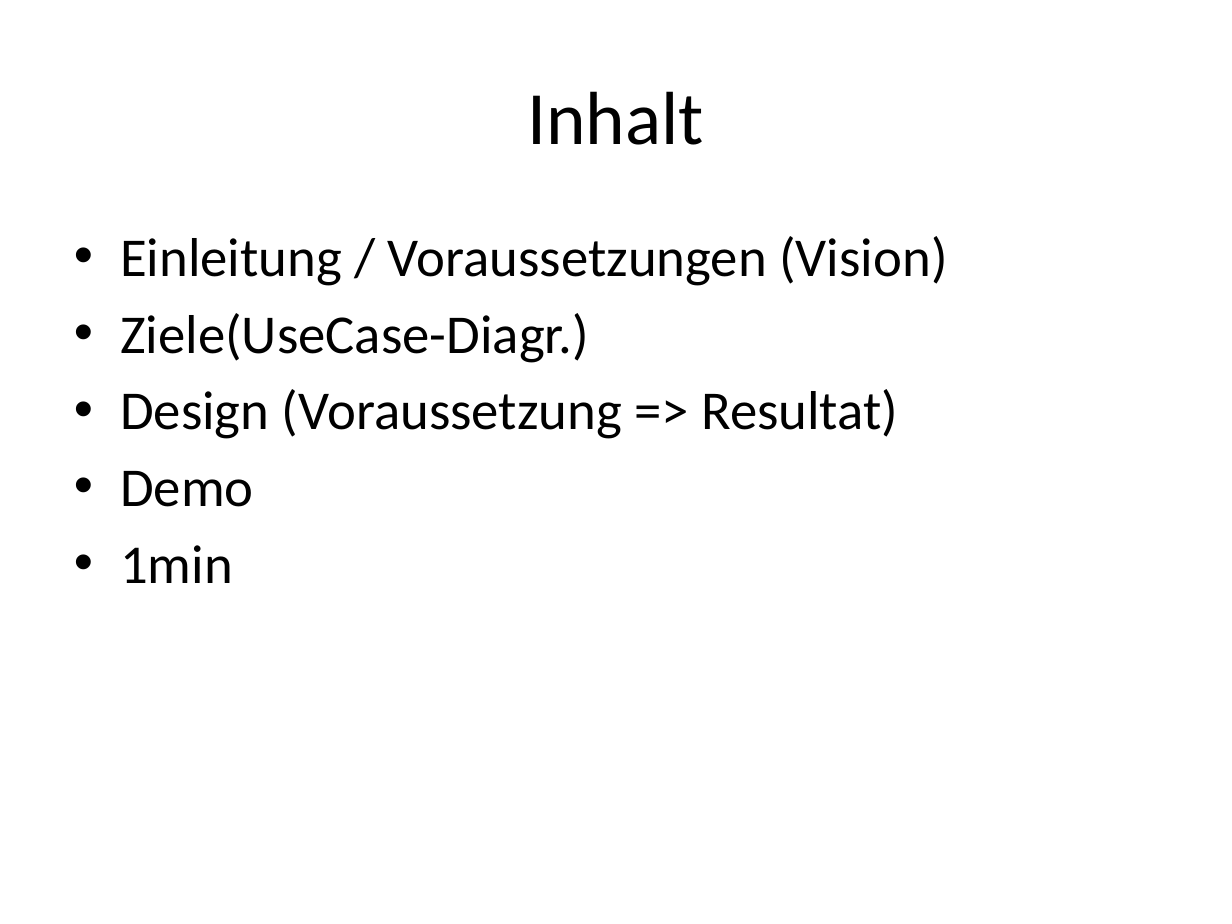
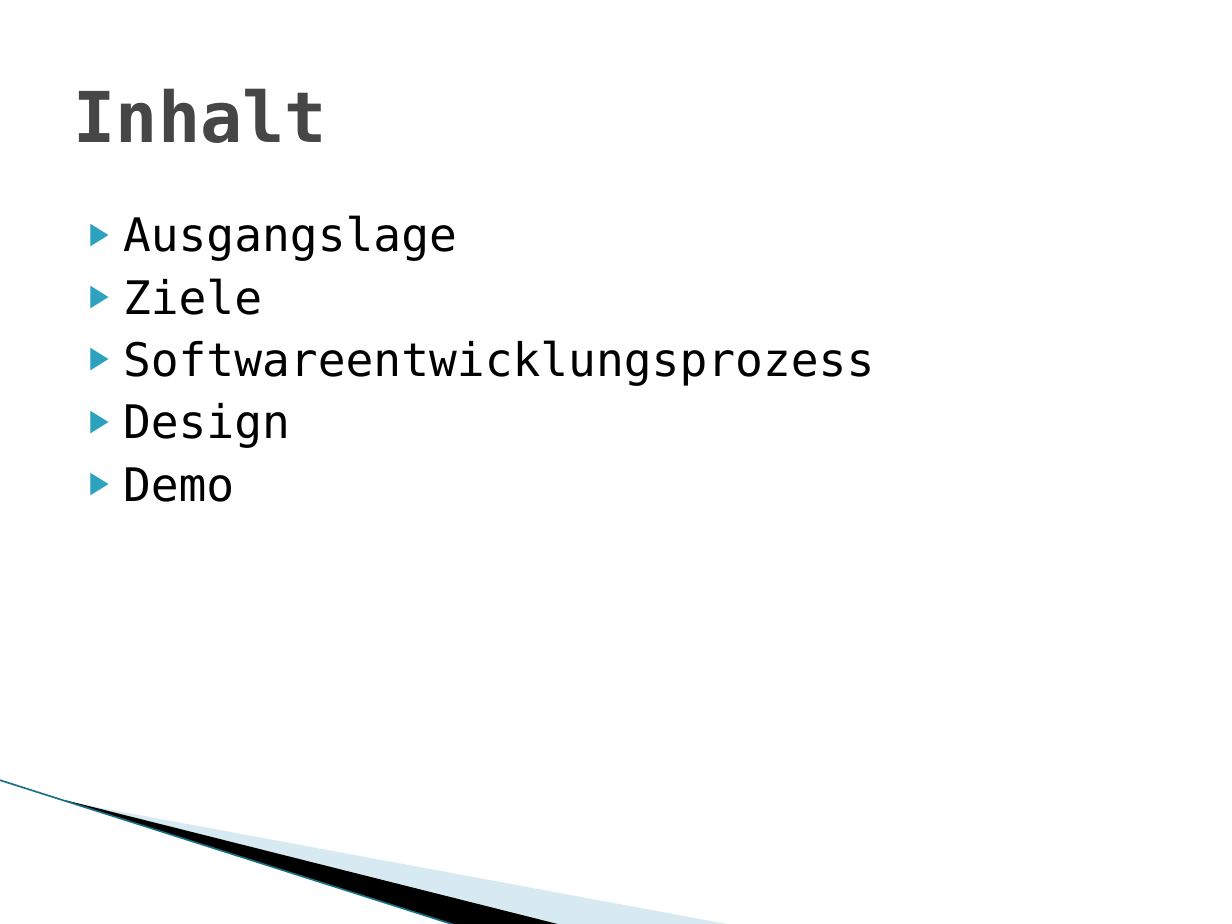
Before and after one commit to adrianbaertschi/TravelPlanner, a slide deck: slide 2 of doc/Travelplaner.pptx. Drawn at 1232x924 pixels with LibreOffice and Linux fonts; fonts in the diff are those of the drawing; background and template pictures are left out. Boxes give left, top, right and bottom in pixels: in the first picture for what was removed or moved away, otherwise in the second. Text is boxed around its words. In the diff, an @@ line names an element or a change of style, - is before the commit and + after.

```diff
--- a/doc/Travelplaner.pptx
+++ b/doc/Travelplaner.pptx
@@ title "Inhalt" at (x1=74, y1=88, x2=327, y2=143): size 44 to 41 pt, font Calibri to DejaVu Sans Mono, text colour #000000 to #464646, bold on; alignment centre to left @@
@@ text "Ausgangslage" moved from (x1=120, y1=236, x2=947, y2=583) to (x1=123, y1=215, x2=874, y2=502) @@
@@ text at (x1=123, y1=215, x2=874, y2=448): text changed; size 32 to 27 pt; font Calibri to DejaVu Sans Mono @@
-• Einleitung / Voraussetzungen (Vision)
-• Ziele(UseCase-Diagr.)
-• Design (Voraussetzung => Resultat)
+▶ Ausgangslage
+▶ Ziele
+▶ Softwareentwicklungsprozess
+▶ Design
@@ text at (x1=123, y1=467, x2=234, y2=502): size 32 to 27 pt, font Calibri to DejaVu Sans Mono in "Demo"; bullet • to ▶; less space between paragraphs @@
@@ text at (x1=120, y1=545, x2=233, y2=583): paragraph removed @@
-• 1min
@@ line added from (0, 780) to (457, 924), #97C5D8 0.95 pt @@
@@ freeform shape added at (x1=65, y1=800, x2=563, y2=924), fill #000000 @@
@@ freeform shape added at (x1=68, y1=801, x2=733, y2=924), fill #A0CBDC at 40% opacity @@
```
Also in this commit, not shown: 5 other slides changed, 4 slides added, 3 slides removed, 2 other files.
